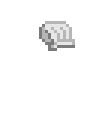
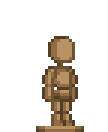
Comparing the layer stacks of the two (108, 132) images. Changes:
hid group "Chef" (3 layers) over [36, 21, 84, 132]
hid "Hat" (8th of 8, in "Chef") over [36, 21, 84, 128]
showed "Mannequin.png" over [36, 21, 84, 132]
